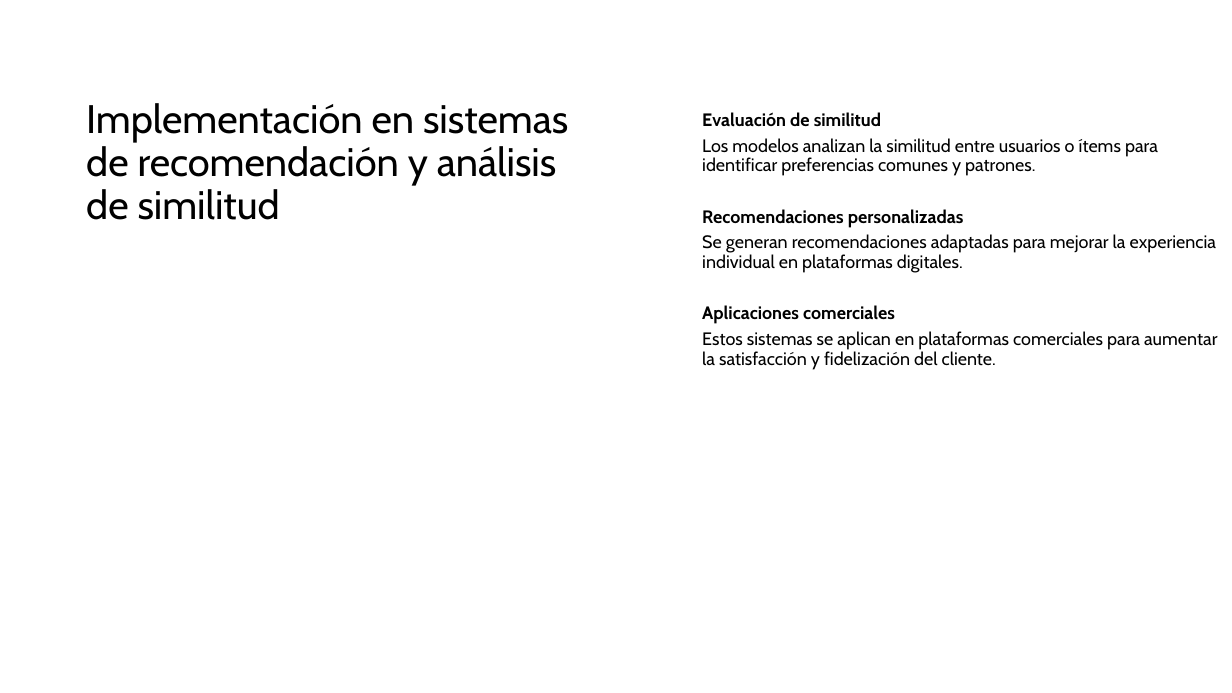
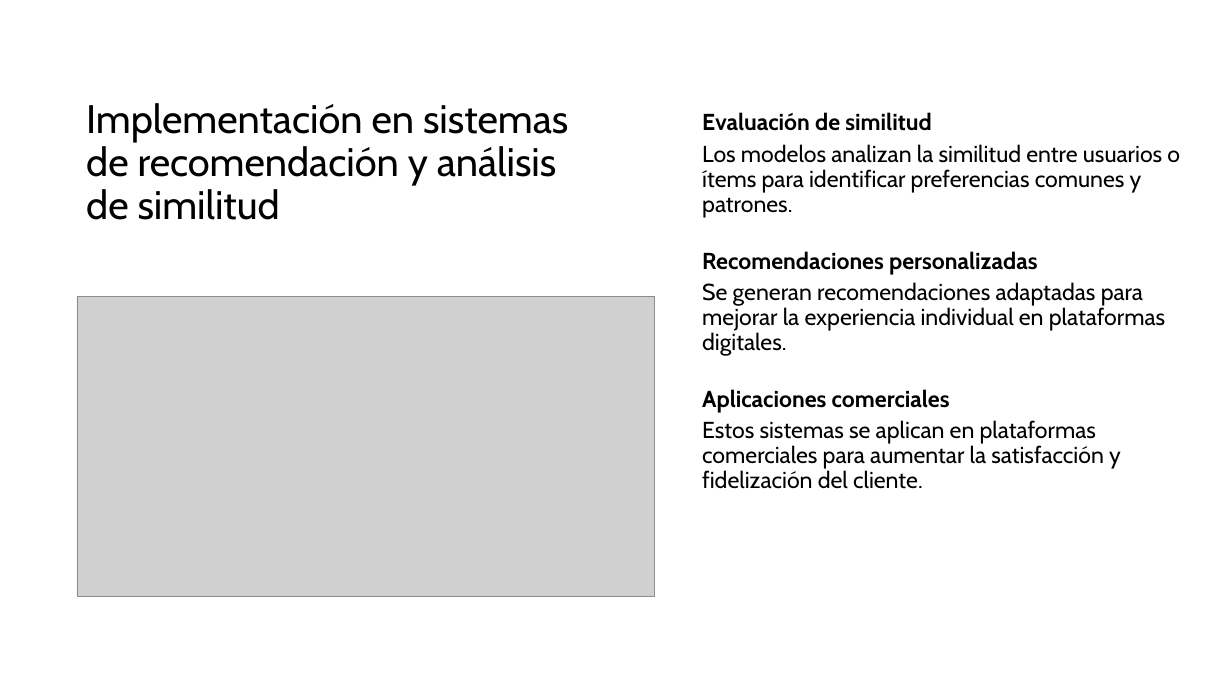
Before and after one commit to luisgg121/ML-Actividad-02, a slide deck: slide 16 of Infografía sobre Tipos de Modelos Vectoriales y sus aplicaciones.pptx. Drawn at 1232x693 pixels with LibreOffice and Linux fonts; fonts in the diff are those of the drawing; grey boxes stand for pictures. Boxes give left, top, right and bottom in pixels: in the first picture for what was removed or moved away, otherwise in the second. Text is boxed around its words. In the diff, an @@ line names an element or a change of style, - is before the commit and + after.

```diff
--- a/Infografía sobre Tipos de Modelos Vectoriales y sus aplicaciones.pptx
+++ b/Infografía sobre Tipos de Modelos Vectoriales y sus aplicaciones.pptx
@@ text "Evaluación de similitud" at [702, 112, 1180, 489]: size 14 to 18 pt @@
@@ picture added at [77, 297, 654, 596] @@
```
Also in this commit, not shown: 4 other slides changed, 3 other files.
